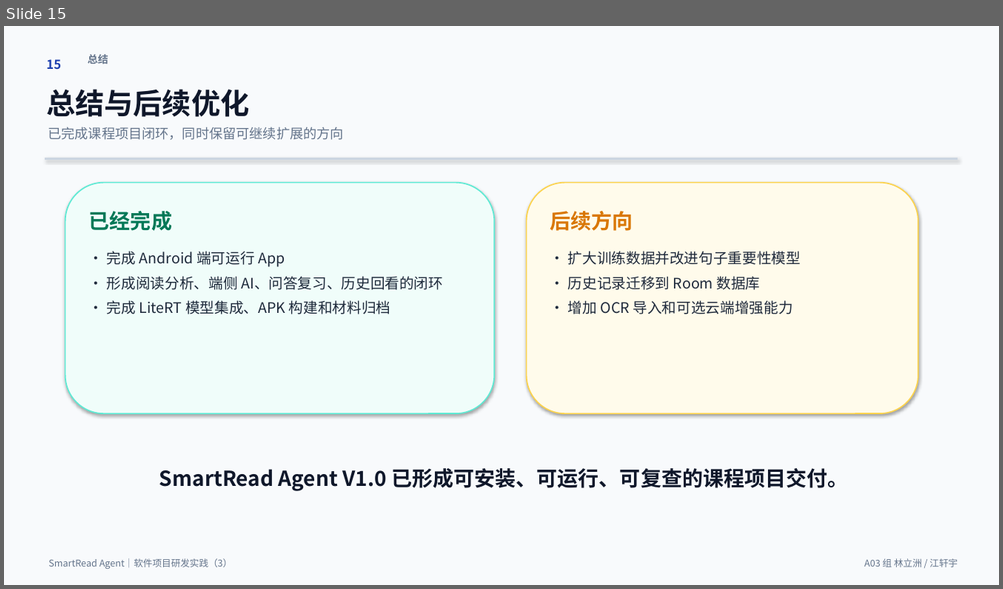
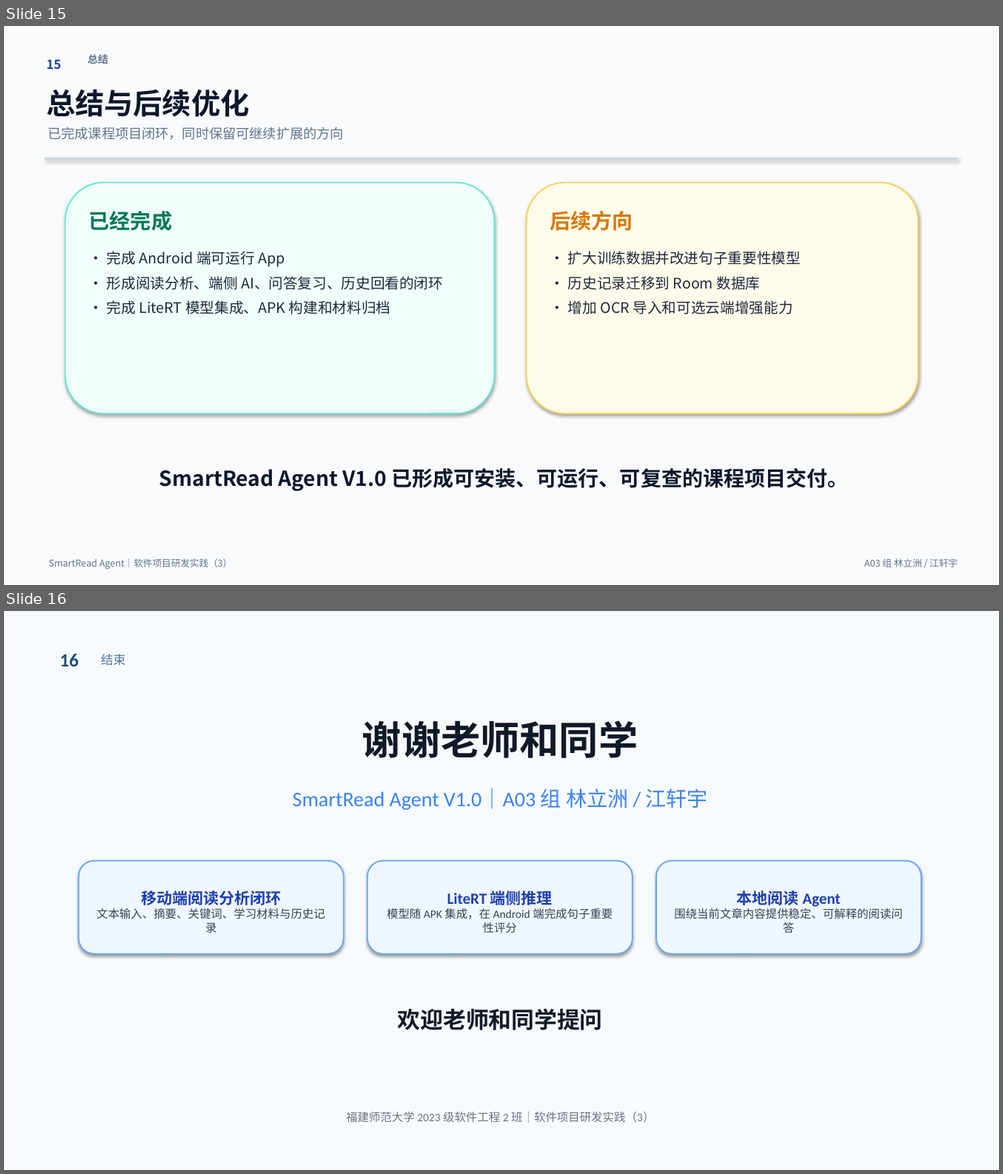
Before and after one commit to heixuan-vsmenghu/SmartRead-Agent-Android, a slide deck: docs/SmartReadAgent_V1.0_期末演示PPT.pptx. Shown one above the other, each under a label of ours: slide 15 before the commit, slides 15 and 16 after it. The pictures are 1003x589 and 1003x1174 pixels, drawn with LibreOffice and Linux fonts; fonts in the diff are those of the drawing. Boxes give left, top, right and bottom in pixels: in the first picture for what was removed or moved away, otherwise in the second. Text is boxed around its words. In the diff, an @@ line names an element or a change of style, - is before the commit and + after.

```diff
--- a/docs/SmartReadAgent_V1.0_期末演示PPT.pptx
+++ b/docs/SmartReadAgent_V1.0_期末演示PPT.pptx
@@ slide 16 added at [4,611,999,1170], background #F7FAFC @@
@@ text added at [60,653,79,667], 18 pt, text #1F4E79, bold @@
+16
@@ text added at [101,654,126,666], 12 pt, text #4E7499 @@
+结束
@@ text added at [362,721,638,758], 38 pt, text #111827, bold @@
+谢谢老师和同学
@@ text added at [293,789,708,810], 20 pt, text #3B82F6 @@
+SmartRead Agent V1.0｜A03 组 林立洲 / 江轩宇
@@ rounded rectangle added at [79,861,344,954], fill #EFF6FF, outline #60A5FA 1.2 pt, 11 pt, text #374151 @@
+移动端阅读分析闭环
+文本输入、摘要、关键词、学习材料与历史记录
@@ rounded rectangle added at [367,861,632,954], fill #EFF6FF, outline #60A5FA 1.2 pt, 11 pt, text #374151 @@
+LiteRT 端侧推理
+模型随 APK 集成，在 Android 端完成句子重要性评分
@@ rounded rectangle added at [656,861,921,954], fill #EFF6FF, outline #60A5FA 1.2 pt, 11 pt, text #374151 @@
+本地阅读 Agent
+围绕当前文章内容提供稳定、可解释的阅读问答
@@ text added at [398,1008,603,1031], 22 pt, text #111827, bold @@
+欢迎老师和同学提问
@@ text added at [346,1112,654,1123], 11 pt, text #6B7280 @@
+福建师范大学 2023 级软件工程 2 班｜软件项目研发实践（3）
```
Also in this commit, not shown: 28 other files.
